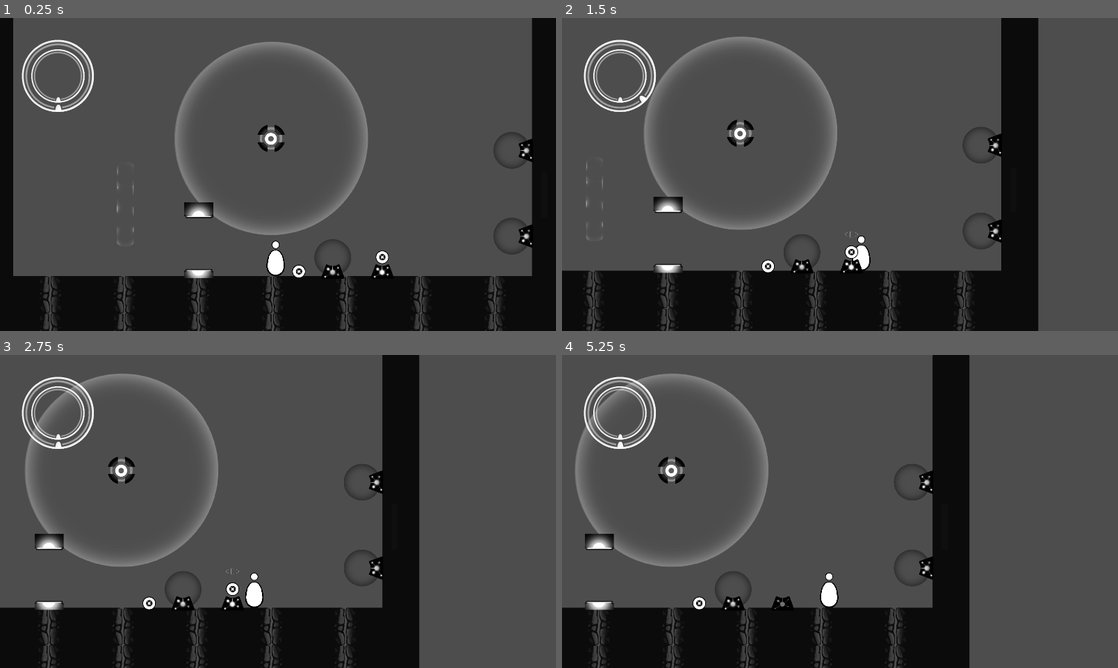
Above: before the commit, frames 1-4 (two rows, left to right).
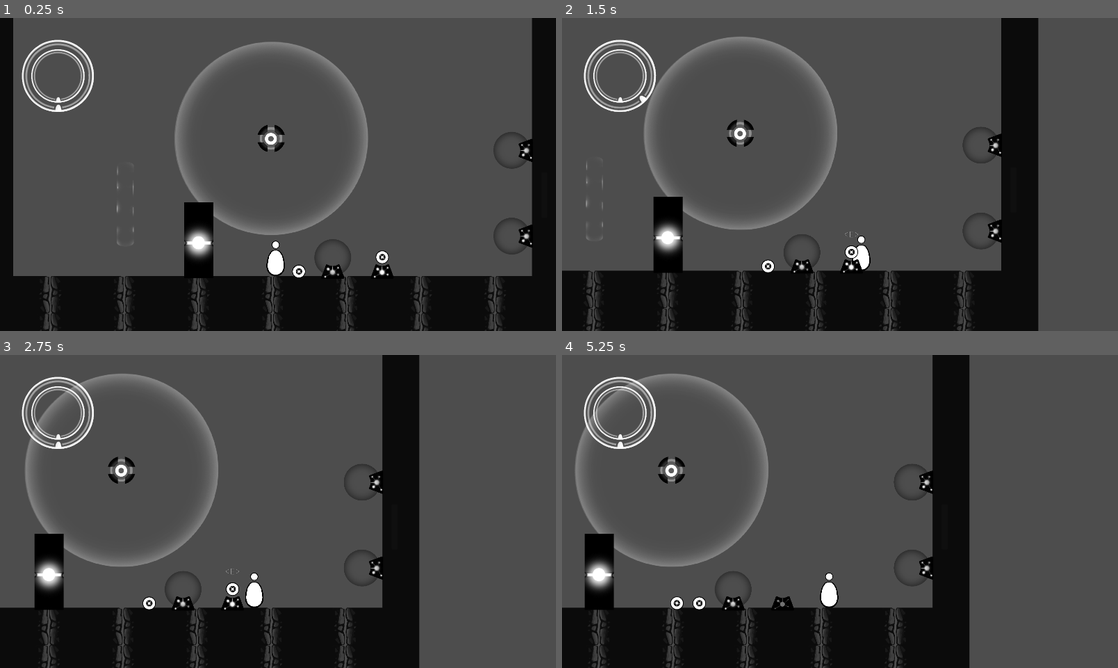
Above: after the commit, the same moments.

Repository: Lukko-Digital/upwell
Game: Godot game, scene res://src/levels/sandbox.tscn
Same seed, same stepped clock (60 frames per second), same inputs: the game is played once before the commit and once after it.
Inputs (mouse positions are in pixels of both pictures, inside the frame that each line leads up to):
- Up to frame 1 (0.25 s): no input
- Up to frame 2 (1.5 s): move the mouse to (962, 158) at 0.52 s; hold E (interact) 0.53-1.28 s; hold D (right) from 0.53 s (still down); click (962, 158) at 0.67 s; tap Space (jump) at 0.77 s; move the mouse to (728, 190) at 1.27 s; tap Shift (orbit) at 1.35 s
- Up to frame 3 (2.75 s): tap Space (jump) at 1.52 s; move the mouse to (333, 442) at 2.02 s; release D (right) at 2.03 s; press the mouse at (333, 442) at 2.03 s; hold A (left) from 2.03 s (still down)
- Up to frame 4 (5.25 s): move the mouse to (812, 574) at 2.77 s; release A (left) at 2.78 s; release the mouse at (812, 574) at 2.78 s; hold D (right) 2.78-4.28 s; tap E (interact) at 2.85 s; click (812, 574) at 2.92 s; tap Space (jump) at 3.02, 3.77, 4.52 s; move the mouse to (1006, 558) at 3.52 s; hold Shift (orbit) 3.53-4.28 s; move the mouse to (673, 464) at 4.27 s; hold A (left) 4.28-5.03 s; click (673, 464) at 4.35 s; move the mouse to (867, 511) at 5.02 s; hold D (right) from 5.03 s (still down); hold E (interact) from 5.03 s (still down); click (867, 511) at 5.17 s

The runs differ from the first frame. In frame 1, 1.1% of the frame differs, in the area x 33-39%, y 58-84%; in frame 2, 1.1%; in frame 3, 1.1%; in frame 4, 1.2%, in the area x 4-22%, y 57-82%.

Commit message:
multis can provide power

Diff:
--- a/src/abstract_base_classes/powered_object.gd
+++ b/src/abstract_base_classes/powered_object.gd
@@ -1,16 +1,39 @@
 extends Node2D
 class_name PoweredObjected
 
-@export var power_holder: ClickerHolder
-## Default `false`. This object is powered when the holder has a clicker.
-## If `true`, this object will be powered when the holder doesn't have a clicker.
+## The [ClickerHolder] that this object is powered by. This export or
+## [param power_multi] should be left blank.
+@export var power_holder: ClickerHolder = null
+## The [TimedMultiReceiver] that this object is powered by. This export or
+##  [param power_holder] should be left blank.
+@export var power_multi: TimedMultiReceiver = null
+## Default [code]false[/code]. This object is powered when the holder has a clicker.
+## If [code]true[/code], this object will be powered when the holder doesn't have a clicker.
 @export var negative_relationship: bool = false
 
 func _ready() -> void:
-    power_holder.clicker_state_changed.connect(_holder_state_changed)
-    ## Call function explicitly because the initial state change signal isn't
-    ## necessarily received
-    _holder_state_changed(power_holder, power_holder.has_clicker())
+    # Safety checks
+    assert(
+        power_holder != null or power_multi != null,
+        "The PoweredObject " + name + " doesn't have a power_holder or a
+        power_multi set. It should have one of the two."
+    )
+    assert(
+        power_holder == null or power_multi == null,
+        "The PoweredObject " + name + " has a power_holder and power_multi set.
+        It should only have one of the two."
+    )
+
+    if power_holder:
+        power_holder.clicker_state_changed.connect(_holder_state_changed)
+        # Call function explicitly because the initial state change signal isn't
+        # necessarily received
+        handle_power(power_holder.has_clicker())
+    if power_multi:
+        power_multi.completion_state_changed.connect(_multi_state_changed)
+        # Call function explicitly because the initial state change signal isn't
+        # necessarily received
+        handle_power(power_multi.completed)
 
 func power_on():
     pass
@@ -18,15 +41,21 @@
 func power_off():
     pass
 
-func _holder_state_changed(_holder: ClickerHolder, has_clicker: bool):
+func handle_power(provided_power: bool):
     ## Truth table
-    ## has_clicker | negative_relationship | power
+    ## provided_power | negative_relationship | power
     ## -------------------------------------------
-    ## true        | true                  | false
-    ## true        | false                 | true
-    ## false       | true                  | true
-    ## false       | false                 | false
-    if has_clicker != negative_relationship:
+    ## true           | true                  | false
+    ## true           | false                 | true
+    ## false          | true                  | true
+    ## false          | false                 | false
+    if provided_power != negative_relationship:
         power_on()
     else:
         power_off()
+
+func _holder_state_changed(_holder: ClickerHolder, has_clicker: bool):
+    handle_power(has_clicker)
+
+func _multi_state_changed(completed: bool):
+    handle_power(completed)
--- a/src/holder/timed_multi_receiver.gd
+++ b/src/holder/timed_multi_receiver.gd
@@ -6,7 +6,12 @@
 @export var countdown_bar: TimedMultiReceiverBar
 @export var receivers: Array[ClickerHolder]
 
-var completed: bool = false
+signal completion_state_changed(completed: bool)
+
+var completed: bool = false:
+	set(value):
+		completion_state_changed.emit(value)
+		completed = value
 
 func _ready() -> void:
 	for receiver in receivers:
--- a/src/levels/sandbox.tscn
+++ b/src/levels/sandbox.tscn
@@ -98,10 +98,9 @@
 position = Vector2(757, -28)
 is_catcher = false
 
-[node name="Door" parent="." node_paths=PackedStringArray("power_holder") instance=ExtResource("10_0bgab")]
+[node name="Door" parent="." node_paths=PackedStringArray("power_multi") instance=ExtResource("10_0bgab")]
 position = Vector2(-510, -248)
-power_holder = NodePath("../ClickerHolder")
-negative_relationship = true
+power_multi = NodePath("../TimedMultiReceiver")
 
 [node name="PoweredBlocker" type="Node2D" parent="." node_paths=PackedStringArray("blocker", "power_holder")]
 script = ExtResource("10_h7flu")
